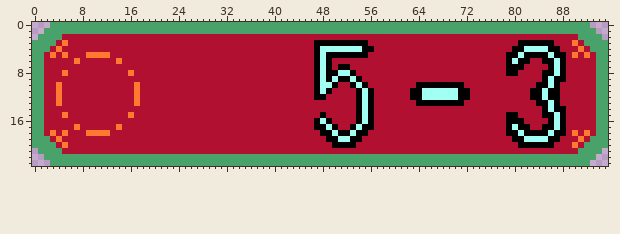
One commit to this pixel-art file: Assets/Raw/Sprites/Menu/LevelSelect/53.aseprite. The first picture shows the starting point.
96x24 pixels, 1 frame.
The same view after the edit:
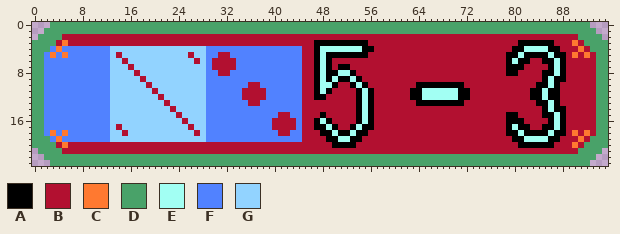
Palette (. is transparent): A #000000  B #b21030  C #ff7930  D #49a269  E #a2fff3  F #5182ff  G #92d3ff
The edit:
Layers "Number", "Layer 1":
y 4: x 3 B -> F; x 5..44 BBBBBBBBBBBBBBBBBBBBBBBBBBBBBBBBBBBBBBBB -> FFFFFFFFGGGGGGGGGGGGGGGGFFFFFFFFFFFFFFFF
y 5: x 2 B -> F; x 4 B -> F; x 6..13 BBBCCCCB -> FFFFFFFG; x 15..25 BBBBBBBBBBB -> GGGGGGGGGGG; x 27..30 BBBB -> GGFF; x 33..44 BBBBBBBBBBBB -> FFFFFFFFFFFF
y 6: x 2..14 BBBBBCBBBBBBC -> FFFFFFFFFFFGG; x 16..26 BBBBBBBBBBB -> GGGGGGGGGGG; x 28..29 BB -> GF; x 34..44 BBBBBBBBBBB -> FFFFFFFFFFF
y 7: x 2..15 BBBBBBBBBBBBBB -> FFFFFFFFFFFGGG; x 17..29 BBBBBBBBBBBBB -> GGGGGGGGGGGGF; x 34..44 BBBBBBBBBBB -> FFFFFFFFFFF
y 8: x 2..16 BBBCBBBBBBBBBBC -> FFFFFFFFFFFGGGG; x 18..30 BBBBBBBBBBBBB -> GGGGGGGGGGGFF; x 33..44 BBBBBBBBBBBB -> FFFFFFFFFFFF
y 9: x 2..17 BBBBBBBBBBBBBBBB -> FFFFFFFFFFFGGGGG; x 19..44 BBBBBBBBBBBBBBBBBBBBBBBBBB -> GGGGGGGGGGFFFFFFFFFFFFFFFF
y 10: x 2..18 BBCBBBBBBBBBBBBCB -> FFFFFFFFFFFGGGGGG; x 20..35 BBBBBBBBBBBBBBBB -> GGGGGGGGGFFFFFFF; x 38..44 BBBBBBB -> FFFFFFF
y 11: x 2..19 BBCBBBBBBBBBBBBCBB -> FFFFFFFFFFFGGGGGGG; x 21..34 BBBBBBBBBBBBBB -> GGGGGGGGFFFFFF; x 39..44 BBBBBB -> FFFFFF
y 12: x 2..20 BBCBBBBBBBBBBBBCBBB -> FFFFFFFFFFFGGGGGGGG; x 22..34 BBBBBBBBBBBBB -> GGGGGGGFFFFFF; x 39..44 BBBBBB -> FFFFFF
y 13: x 2..21 BBCBBBBBBBBBBBBCBBBB -> FFFFFFFFFFFGGGGGGGGG; x 23..35 BBBBBBBBBBBBB -> GGGGGGFFFFFFF; x 38..44 BBBBBBB -> FFFFFFF
y 14: x 2..22 BBBBBBBBBBBBBBBBBBBBB -> FFFFFFFFFFFGGGGGGGGGG; x 24..44 BBBBBBBBBBBBBBBBBBBBB -> GGGGGFFFFFFFFFFFFFFFF
y 15: x 2..23 BBBCBBBBBBBBBBCBBBBBBB -> FFFFFFFFFFFGGGGGGGGGGG; x 25..40 BBBBBBBBBBBBBBBB -> GGGGFFFFFFFFFFFF; x 43..44 BB -> FF
y 16: x 2..24 BBBBBBBBBBBBBBBBBBBBBBB -> FFFFFFFFFFFGGGGGGGGGGGG; x 26..39 BBBBBBBBBBBBBB -> GGGFFFFFFFFFFF; x 44 B -> F
y 17: x 2..25 BBBBBCBBBBBBCBBBBBBBBBBB -> FFFFFFFFFFFGBGGGGGGGGGGG; x 27..39 BBBBBBBBBBBBB -> GGFFFFFFFFFFF; x 44 B -> F
y 18: x 2 B -> F; x 4 B -> F; x 6..14 BBBCCCCBB -> FFFFFFFGG; x 16..26 BBBBBBBBBBB -> GGGGGGGGGGG; x 28..40 BBBBBBBBBBBBB -> GFFFFFFFFFFFF; x 43..44 BB -> FF
y 19: x 3 B -> F; x 5..44 BBBBBBBBBBBBBBBBBBBBBBBBBBBBBBBBBBBBBBBB -> FFFFFFFFGGGGGGGGGGGGGGGGFFFFFFFFFFFFFFFF
